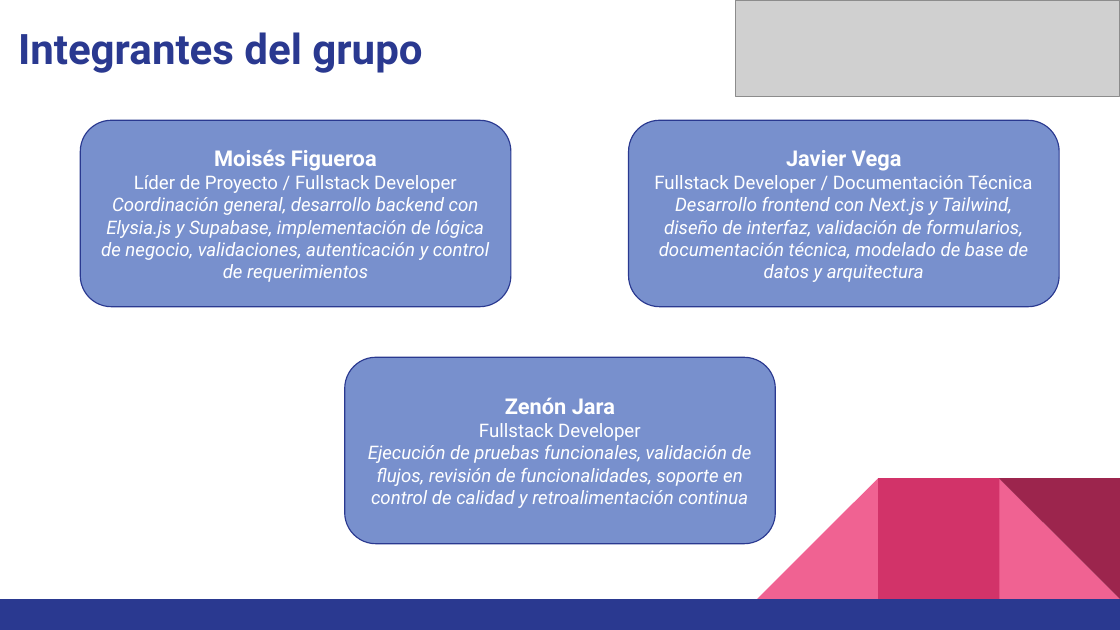
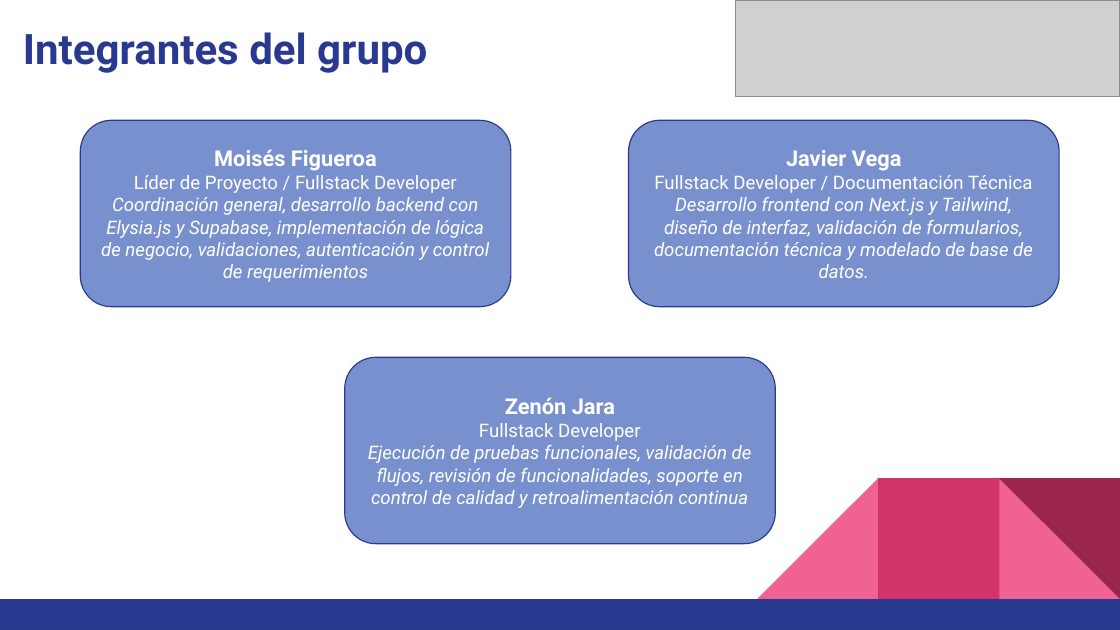
Before and after one commit to javegaf/Capstone, a slide deck: slide 2 of Fase 2/Evidencias Proyecto/Presentacion Proyecto.pptx. Drawn at 1120x630 pixels with LibreOffice and Linux fonts; fonts in the diff are those of the drawing; grey boxes stand for pictures. Boxes give left, top, right and bottom in pixels: in the first picture for what was removed or moved away, otherwise in the second. Text is boxed around its words. In the diff, an @@ line names an element or a change of style, - is before the commit and + after.

```diff
--- a/Fase 2/Evidencias Proyecto/Presentacion Proyecto.pptx
+++ b/Fase 2/Evidencias Proyecto/Presentacion Proyecto.pptx
@@ title "Integrantes del grupo": place and size @@
-title "Integrantes del grupo" at [18, 32, 422, 73]
+title "Integrantes del grupo" at [23, 32, 427, 73]
@@ text in rounded rectangle at [654, 197, 1033, 278]: text changed @@
-Desarrollo frontend con Next.js y Tailwind, diseño de interfaz, validación de formularios, documentación técnica, modelado de base de datos y arquitectura
+Desarrollo frontend con Next.js y Tailwind, diseño de interfaz, validación de formularios, documentación técnica y modelado de base de datos.
```
Also in this commit, not shown: 7 other slides changed, 4 slides added, 4 slides removed, 1 other file.
